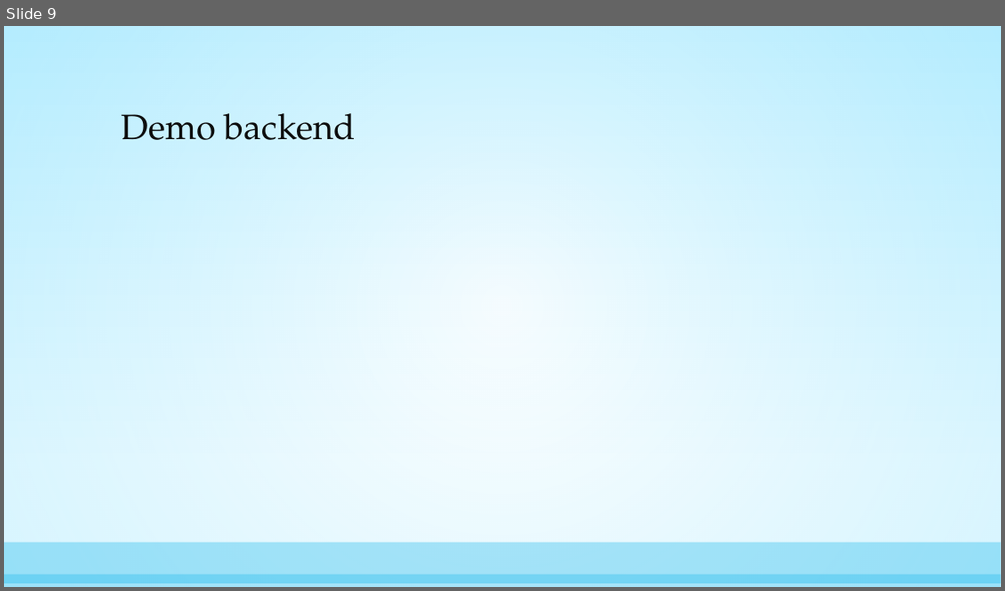
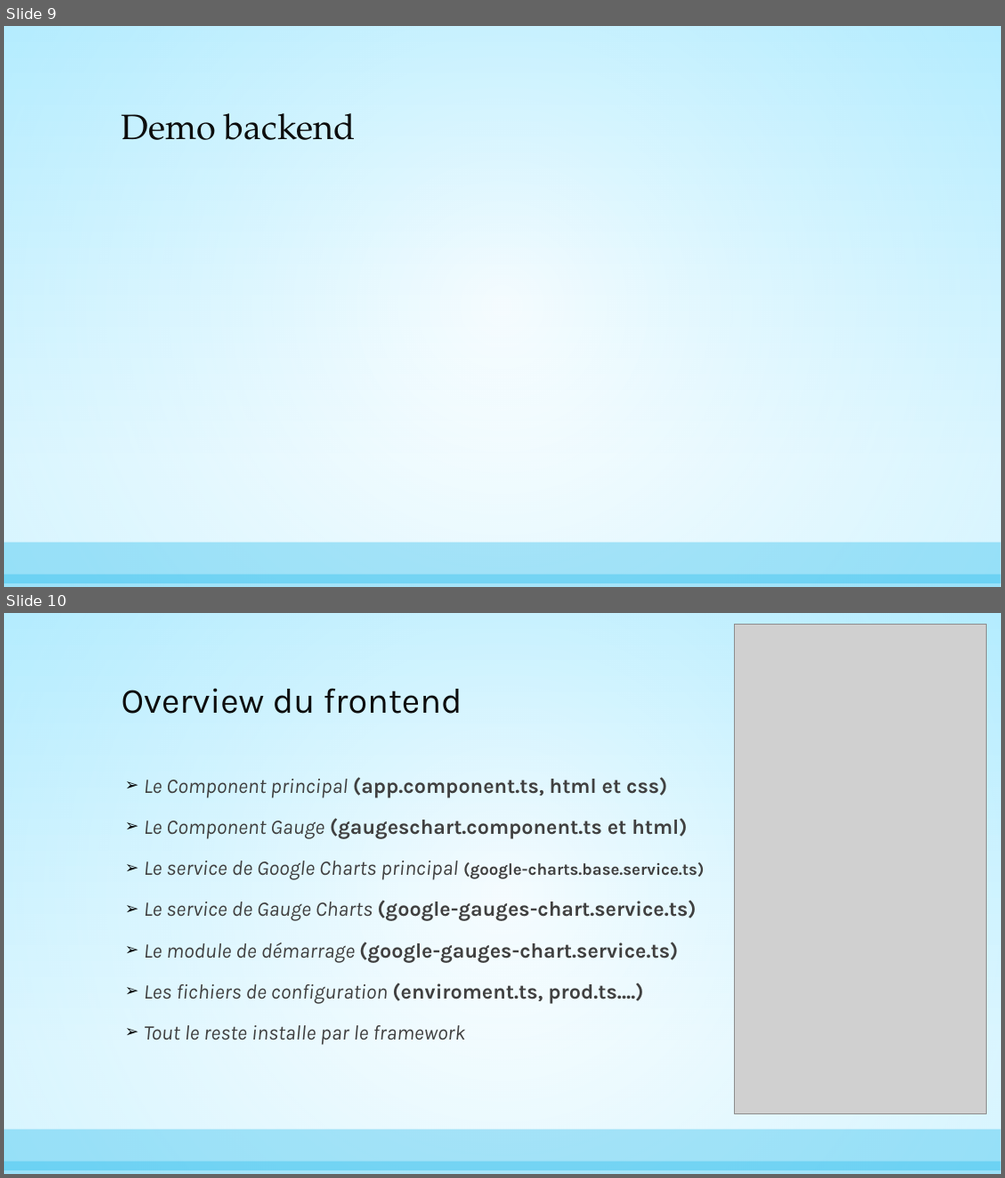
Before and after one commit to AnthonyGiretti/Angular5-RealTime-gauges-with-SignalR-Core-EFCore2, a slide deck: BackEnd/Angular 5 et SignalR.pptx. Shown one above the other, each under a label of ours: slide 9 before the commit, slides 9 and 10 after it. The pictures are 1005x591 and 1005x1178 pixels, drawn with LibreOffice and Linux fonts; fonts in the diff are those of the drawing; grey boxes stand for pictures. Boxes give left, top, right and bottom in pixels: in the first picture for what was removed or moved away, otherwise in the second. Text is boxed around its words. In the diff, an @@ line names an element or a change of style, - is before the commit and + after.

Commit message:
update ppt

```diff
--- a/BackEnd/Angular 5 et SignalR.pptx
+++ b/BackEnd/Angular 5 et SignalR.pptx
@@ slide 10 added at (x1=4, y1=613, x2=1001, y2=1174), background gradient #C8F1FF to #FFFFFF; not listed: 3 template elements that a slide beside it also shows @@
@@ picture added at (x1=735, y1=625, x2=987, y2=1113) @@
@@ title added at (x1=121, y1=688, x2=462, y2=714), 34 pt, text #0D0D0D @@
+Overview du frontend
@@ text added at (x1=144, y1=777, x2=704, y2=1044), 20 pt, text #404040, bold @@
+➢ Le Component principal (app.component.ts, html et css)
+➢ Le Component Gauge (gaugeschart.component.ts et html)
+➢ Le service de Google Charts principal (google-charts.base.service.ts)
+➢ Le service de Gauge Charts (google-gauges-chart.service.ts)
+➢ Le module de démarrage (google-gauges-chart.service.ts)
+➢ Les fichiers de configuration (enviroment.ts, prod.ts….)
+➢ Tout le reste installe par le framework
```
Also in this commit, not shown: 2 other slides added.
